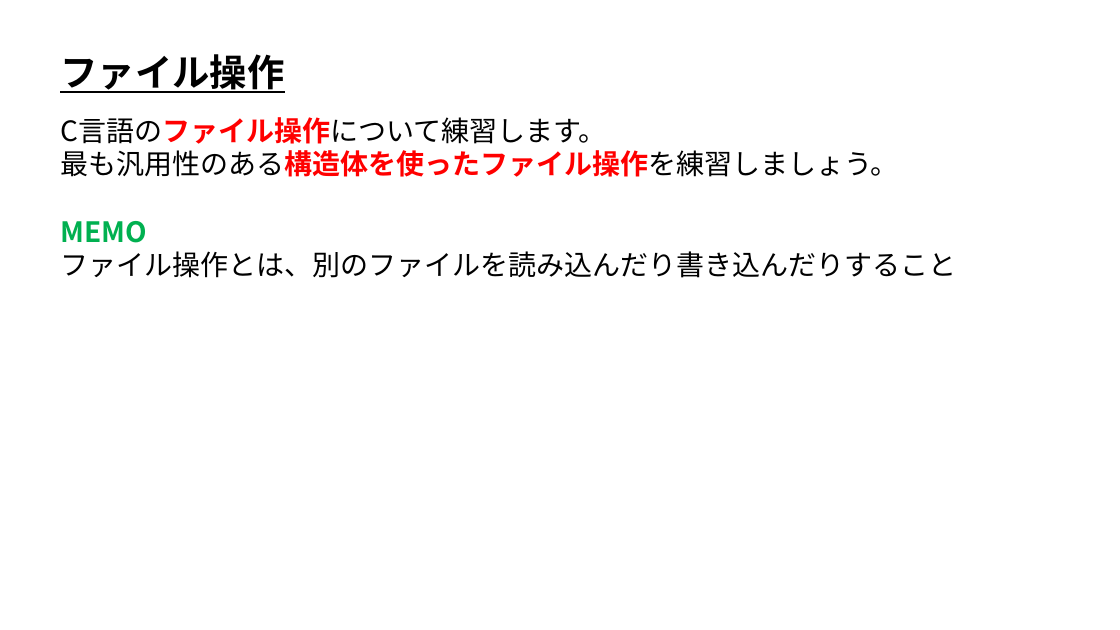
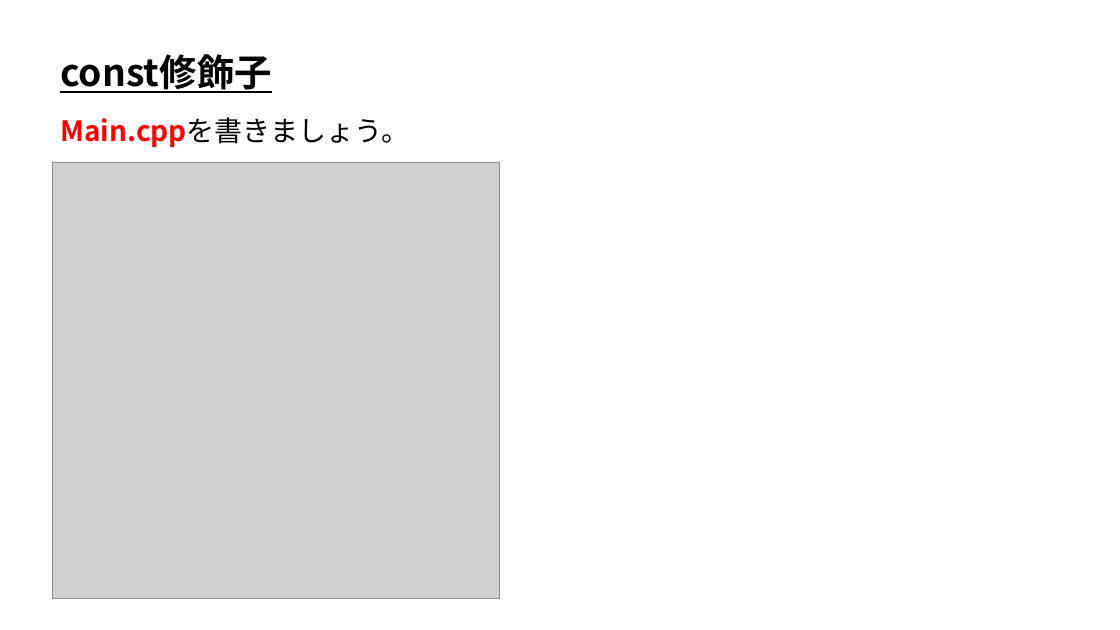
Before and after one commit to ArakiYusuke-Ohara/Textbook, a slide deck: slide 2 of ゲーム科1年/00_前期/プログラミングⅡ/18_const修飾子.pptx (slide 1 before the commit). Drawn at 1120x630 pixels with LibreOffice and Linux fonts; fonts in the diff are those of the drawing; grey boxes stand for pictures. Boxes give left, top, right and bottom in pixels: in the first picture for what was removed or moved away, otherwise in the second. Text is boxed around its words. In the diff, an @@ line names an element or a change of style, - is before the commit and + after.

Commit message:
const修飾子作業中

```diff
--- a/ゲーム科1年/00_前期/プログラミングⅡ/18_const修飾子.pptx
+++ b/ゲーム科1年/00_前期/プログラミングⅡ/18_const修飾子.pptx
@@ text at <box>60,54,271,93</box>: text changed @@
-ファイル操作
+const修飾子
@@ text at <box>60,117,409,147</box>: text changed; text colour #000000 to #FF0000; bold on @@
-C言語のファイル操作について練習します。
-最も汎用性のある構造体を使ったファイル操作を練習しましょう。
-MEMO
-ファイル操作とは、別のファイルを読み込んだり書き込んだりすること
+Main.cppを書きましょう。
@@ picture added at <box>52,162,500,598</box> @@
```
Also in this commit, not shown: 1 other slide changed, 2 slides added, 8 slides removed, 5 other files.
